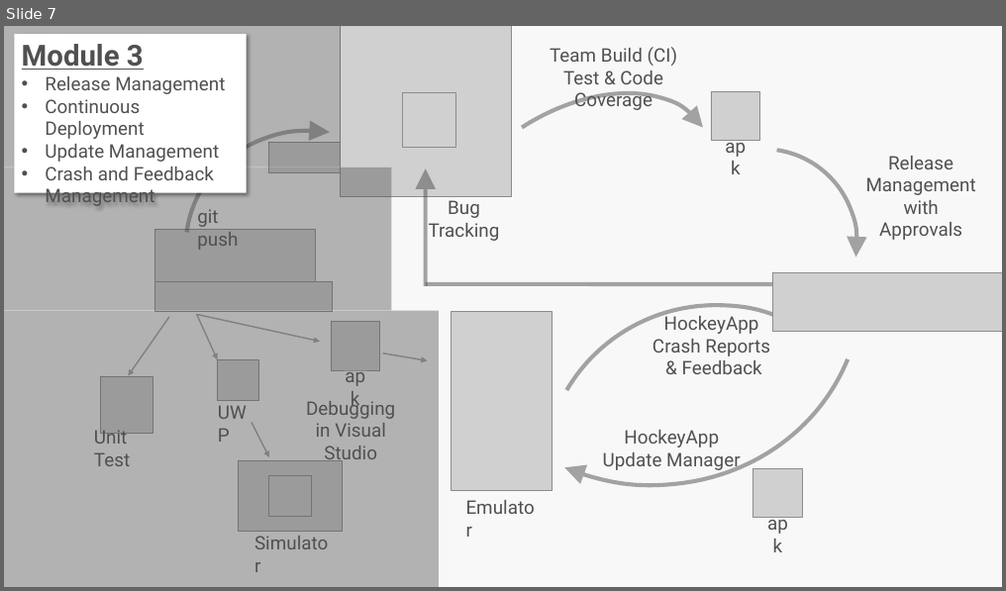
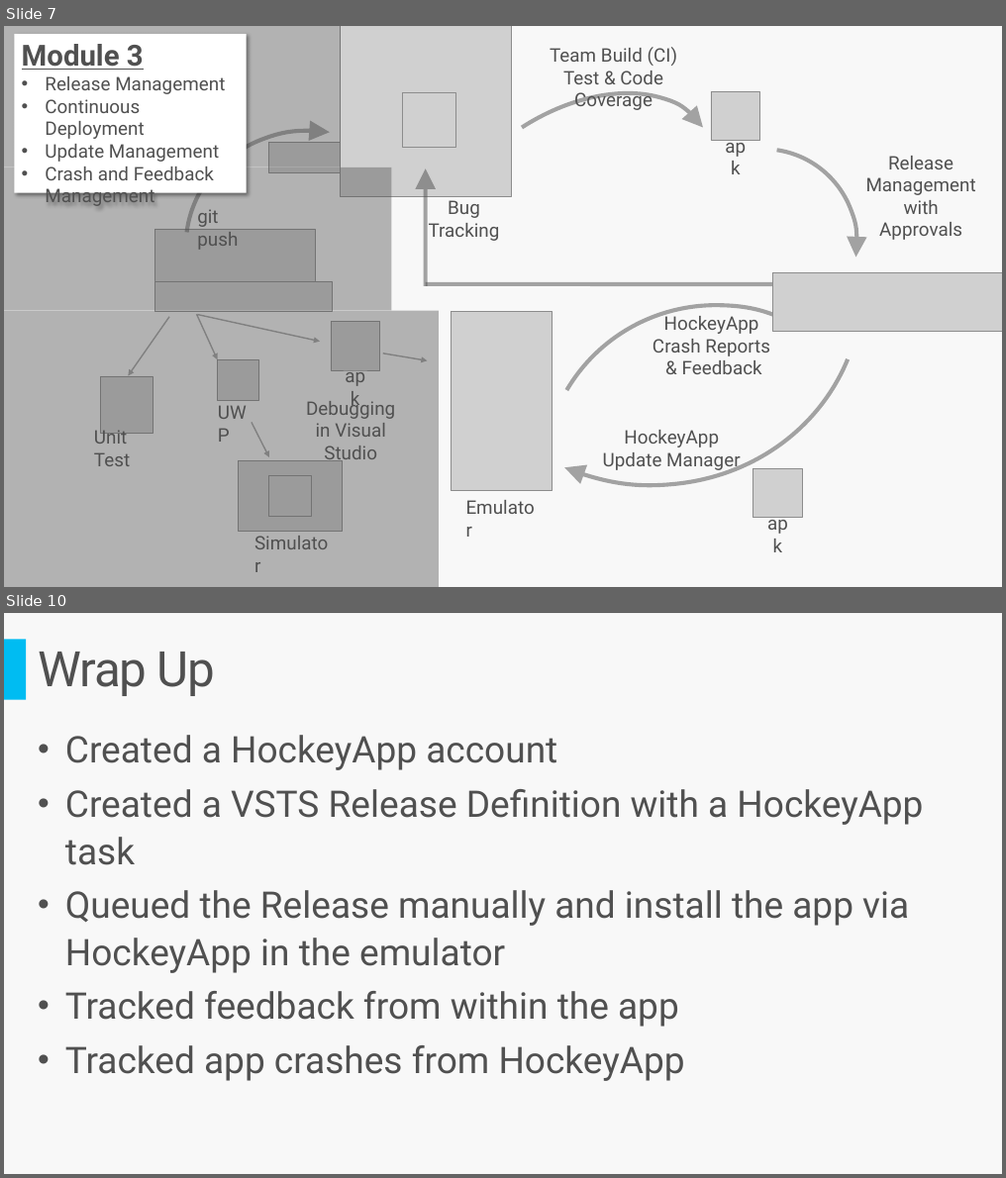
Before and after one commit to sriramdasbalaji/CodeLabs-MobileDevOps, a slide deck: Module3-CD/Slides/Mobile DevOps Module 3.pptx. Shown one above the other, each under a label of ours: slide 7 before the commit, slides 7 and 10 after it; the slides between them are not shown. The pictures are 1006x591 and 1006x1178 pixels, drawn with LibreOffice and Linux fonts; fonts in the diff are those of the drawing; grey boxes stand for pictures. Boxes give left, top, right and bottom in pixels: in the first picture for what was removed or moved away, otherwise in the second. Text is boxed around its words. In the diff, an @@ line names an element or a change of style, - is before the commit and + after.

```diff
--- a/Module3-CD/Slides/Mobile DevOps Module 3.pptx
+++ b/Module3-CD/Slides/Mobile DevOps Module 3.pptx
@@ slide 10 added at box(4, 613, 1002, 1174), background #F8F8F8 @@
@@ rectangle added at box(4, 640, 26, 700), fill #00BCF2 @@
@@ title added at box(38, 652, 216, 696), 48 pt, text #505050 @@
+Wrap Up
@@ text added at box(65, 735, 923, 1081), 36 pt, text #505050 @@
+• Created a HockeyApp account
+• Created a VSTS Release Definition with a HockeyApp task
+• Queued the Release manually and install the app via HockeyApp in the emulator
+• Tracked feedback from within the app
+• Tracked app crashes from HockeyApp
```
Also in this commit, not shown: 4 slides changed, 2 other slides added, 1 slide removed, 2 other files.
